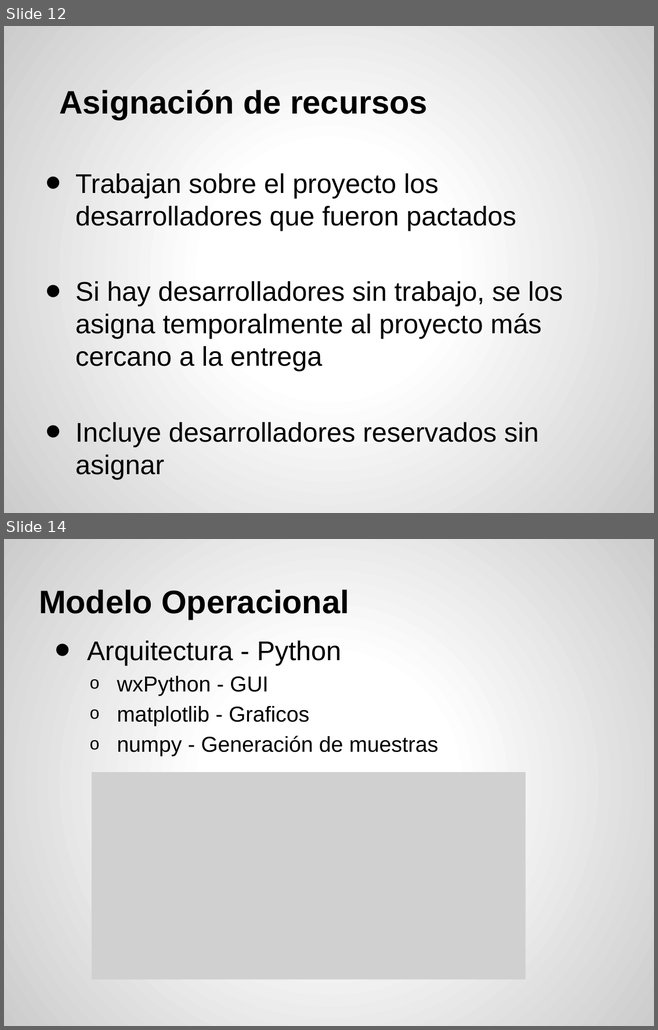
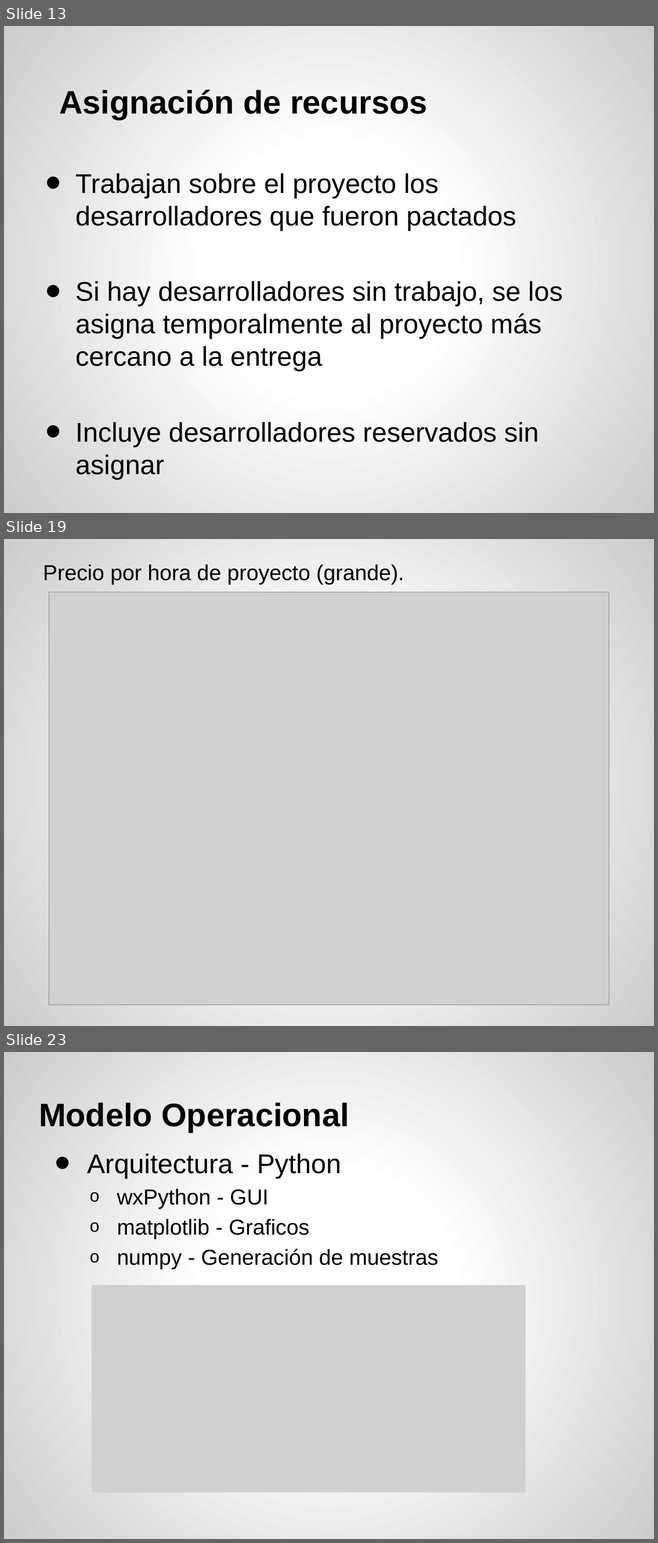
Before and after one commit to acrespo/Simulaciones, a slide deck: presentacion.pptx. Shown one above the other, each under a label of ours: slides 12 and 14 before the commit, slides 13, 19 and 23 after it; the slides between them are not shown. The pictures are 658x1030 and 658x1543 pixels, drawn with LibreOffice and Linux fonts; fonts in the diff are those of the drawing; grey boxes stand for pictures. Boxes give left, top, right and bottom in pixels: in the first picture for what was removed or moved away, otherwise in the second. Text is boxed around its words. In the diff, an @@ line names an element or a change of style, - is before the commit and + after.

```diff
--- a/presentacion.pptx
+++ b/presentacion.pptx
@@ slide 19 added at bbox=[4, 539, 654, 1026], background gradient #FFFFFF to #CCCCCC @@
@@ text added at bbox=[43, 565, 404, 585], 24 pt, text #000000 @@
+  Precio por hora de proyecto (grande).
@@ picture added at bbox=[49, 592, 608, 1005] @@
@@ what was slide 12 is now slide 13 @@
@@ what was slide 14 is now slide 23 @@
```
Also in this commit, not shown: 1 slide changed, 17 other slides added.
